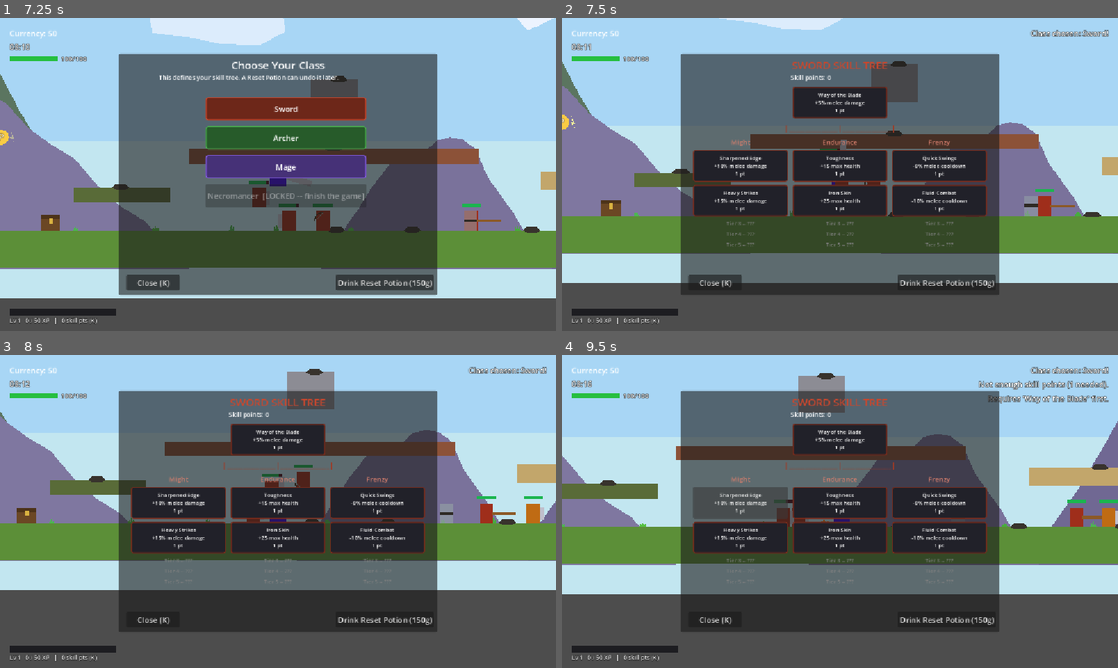
Above: before the commit, frames 1-4 (two rows, left to right).
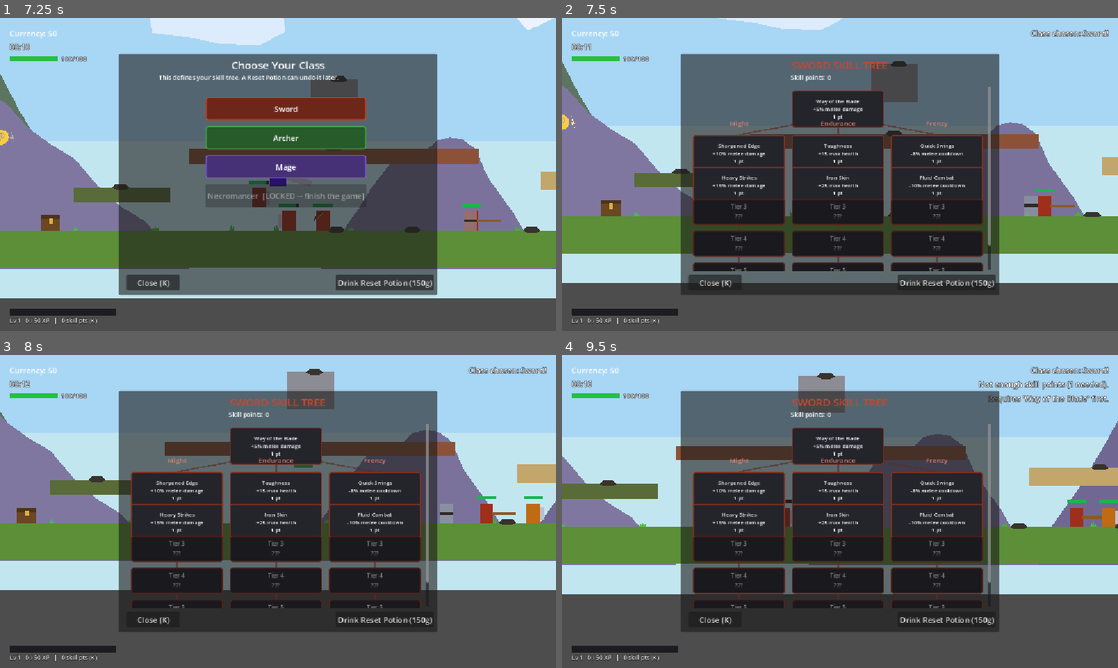
Above: after the commit, the same moments.

Repository: Bachana401/deepwood
Game: Godot game, scene res://main_menu.tscn
Same seed, same stepped clock (60 frames per second), same inputs: the game is played once before the commit and once after it. Sound files missing from this copy of the repository are replaced by a short silence.
Inputs (mouse positions are in pixels of both pictures, inside the frame that each line leads up to):
- Up to frame 1 (7.25 s): click "Start Game" at 0.5 s; click "Start Game" at 1.25 s; click "Easy" at 2 s; click "Begin Your Journey" at 2.75 s; tap F (enter_dungeon) at 3.5, 5.1 s; move the mouse to (400, 158) at 3.52 s; hold D (move_right) 3.53-4.25 s; tap T (admin_dash) at 3.6 s; click (400, 158) at 3.67 s; tap Space (jump) at 3.77, 6.77 s; drag from (166, 190) to (316, 218) at 4.27 s; move the mouse to (333, 105) at 5.02 s; hold A (move_left) 5.03-5.75 s; drag from (250, 237) to (33, 174) at 5.77 s; move the mouse to (444, 221) at 6.52 s; hold D (move_right) from 6.53 s (still down); tap 2 (equip_spear) at 6.6 s; tap K (toggle_skill_tree) at 7.15 s
- Up to frame 2 (7.5 s): release D (move_right) at 7.25 s; click "Sword" at 7.25 s
- Up to frame 3 (8 s): no input
- Up to frame 4 (9.5 s): click "Way of the Blade +5% melee da…" at 8 s; click "Sharpened Edge +10% melee dam…" at 8.75 s

Frame 1 is identical in both runs. In frame 2, 15% of the frame differs, in the area x 23-78%, y 22-81%; in frame 3, 13%; in frame 4, 15%.

Commit message:
Render skill tree as an actual branching tree: centered root, 3 branches fanning out with connector lines
Co-Authored-By: Claude Fable 5 <noreply@anthropic.com>

Diff:
--- a/skill_tree_ui.gd
+++ b/skill_tree_ui.gd
@@ -12,11 +12,25 @@
 
 var panel: Panel
 var class_choice_box: VBoxContainer
-var tree_box: VBoxContainer
+var tree_scroll: ScrollContainer
+var tree_canvas: Control
 var title_label: Label
 var points_label: Label
 var xp_fill: ColorRect
 var xp_label: Label
+
+# Tree layout geometry (canvas-local pixels). One root card centered at top,
+# 3 branch columns fanning out below it, tiers descending within each column,
+# Line2D connectors drawn between parent->child so it reads as a real tree.
+const CANVAS_W = 620.0
+const CARD_W = 190.0
+const CARD_H = 54.0
+const ROOT_TOP = 8.0
+const HEADER_Y = 66.0
+const TIER1_Y = 100.0
+const TIER_SPACING = 66.0
+const BRANCH_CENTERS = [105.0, 310.0, 515.0]
+const ROOT_CENTER_X = 310.0
 
 func _ready() -> void:
 	layer = 50
@@ -100,14 +114,13 @@
 	class_choice_box.add_theme_constant_override("separation", 12)
 	panel.add_child(class_choice_box)
 
-	var scroll = ScrollContainer.new()
-	scroll.position = Vector2(16, 68)
-	scroll.size = Vector2(628, 380)
-	panel.add_child(scroll)
-	tree_box = VBoxContainer.new()
-	tree_box.size_flags_horizontal = Control.SIZE_EXPAND_FILL
-	tree_box.add_theme_constant_override("separation", 8)
-	scroll.add_child(tree_box)
+	tree_scroll = ScrollContainer.new()
+	tree_scroll.position = Vector2(16, 68)
+	tree_scroll.size = Vector2(628, 380)
+	panel.add_child(tree_scroll)
+	tree_canvas = Control.new()
+	tree_canvas.custom_minimum_size = Vector2(CANVAS_W, 440)
+	tree_scroll.add_child(tree_canvas)
 
 	var close = Button.new()
 	close.text = "Close (K)"
@@ -137,7 +150,7 @@
 func refresh() -> void:
 	var choosing = GameState.chosen_class == ""
 	class_choice_box.visible = choosing
-	tree_box.get_parent().visible = not choosing
+	tree_scroll.visible = not choosing
 	if choosing:
 		title_label.text = "Choose Your Class"
 		points_label.text = "This defines your skill tree. A Reset Potion can undo it later."
@@ -188,45 +201,47 @@
 			deepest = max(deepest, node.tier)
 	return deepest
 
-# Drawn as an actual tree: the class's single root node sits centered at the
-# top (the trunk), and the 3 named branches expand downward from it as
-# side-by-side columns of ascending tiers.
+# Drawn as an actual tree: one root card centered at the top, connector lines
+# fanning out to 3 branch columns, and each branch a descending chain of tier
+# cards with lines linking each tier to the next. Cards are absolutely
+# positioned on tree_canvas; Line2D connectors go on first (z=-1) so cards
+# render over them.
+func tier_top_y(tier: int) -> float:
+	return TIER1_Y + (tier - 1) * TIER_SPACING
+
 func rebuild_tree() -> void:
-	for child in tree_box.get_children():
+	for child in tree_canvas.get_children():
 		child.queue_free()
 	var color = SkillTreeData.CLASS_COLORS.get(GameState.chosen_class, Color.WHITE)
 	var tree_nodes = SkillTreeData.TREES.get(GameState.chosen_class, [])
 	var branch_names = SkillTreeData.BRANCH_NAMES.get(GameState.chosen_class, ["", "", ""])
 
-	# trunk
-	var root_row = HBoxContainer.new()
-	root_row.alignment = BoxContainer.ALIGNMENT_CENTER
-	tree_box.add_child(root_row)
+	var root_bottom = Vector2(ROOT_CENTER_X, ROOT_TOP + CARD_H)
+
+	# connectors first (root -> each branch tier1, then tier -> tier within a branch)
+	for branch in range(3):
+		var cx = BRANCH_CENTERS[branch]
+		add_connector(root_bottom, Vector2(cx, tier_top_y(1)), color)
+		for tier in range(1, 5):
+			add_connector(Vector2(cx, tier_top_y(tier) + CARD_H), Vector2(cx, tier_top_y(tier + 1)), color)
+
+	# root card
 	for node in tree_nodes:
 		if node.branch == -1:
-			root_row.add_child(make_node_button(node, color))
-
-	var split_label = Label.new()
-	split_label.text = "|_______________|_______________|"
-	split_label.horizontal_alignment = HORIZONTAL_ALIGNMENT_CENTER
-	split_label.add_theme_color_override("font_color", color.darkened(0.2))
-	tree_box.add_child(split_label)
-
-	# 3 branch columns expanding below the trunk
-	var columns_row = HBoxContainer.new()
-	columns_row.alignment = BoxContainer.ALIGNMENT_CENTER
-	columns_row.add_theme_constant_override("separation", 10)
-	tree_box.add_child(columns_row)
+			add_card(node, color, Vector2(ROOT_CENTER_X - CARD_W / 2.0, ROOT_TOP))
+
+	# branch headers + tier cards / hidden placeholders
 	for branch in range(3):
-		var column = VBoxContainer.new()
-		column.add_theme_constant_override("separation", 6)
-		columns_row.add_child(column)
+		var cx = BRANCH_CENTERS[branch]
 		var header = Label.new()
 		header.text = branch_names[branch]
+		header.position = Vector2(cx - CARD_W / 2.0, HEADER_Y)
+		header.size = Vector2(CARD_W, 22)
 		header.horizontal_alignment = HORIZONTAL_ALIGNMENT_CENTER
 		header.add_theme_font_size_override("font_size", 14)
 		header.add_theme_color_override("font_color", color.lightened(0.3))
-		column.add_child(header)
+		tree_canvas.add_child(header)
+
 		var visible_limit = deepest_unlocked_tier_in_branch(branch) + 2
 		var branch_nodes = []
 		for node in tree_nodes:
@@ -234,38 +249,70 @@
 				branch_nodes.append(node)
 		branch_nodes.sort_custom(func(a, b): return a.tier < b.tier)
 		for node in branch_nodes:
+			var pos = Vector2(cx - CARD_W / 2.0, tier_top_y(node.tier))
 			if node.tier > visible_limit:
-				var hidden = Label.new()
-				hidden.text = "Tier %d -- ???" % node.tier
-				hidden.horizontal_alignment = HORIZONTAL_ALIGNMENT_CENTER
-				hidden.add_theme_font_size_override("font_size", 11)
-				hidden.add_theme_color_override("font_color", Color(0.5, 0.5, 0.5, 1))
-				column.add_child(hidden)
+				add_hidden_slot(node.tier, color, pos)
 			else:
-				column.add_child(make_node_button(node, color))
+				add_card(node, color, pos)
+
+func add_connector(from_pt: Vector2, to_pt: Vector2, color: Color) -> void:
+	var line = Line2D.new()
+	line.points = PackedVector2Array([from_pt, to_pt])
+	line.width = 3.0
+	line.default_color = Color(color.r, color.g, color.b, 0.65)
+	line.z_index = -1
+	tree_canvas.add_child(line)
+
+func add_hidden_slot(tier: int, color: Color, pos: Vector2) -> void:
+	var slot = Panel.new()
+	slot.position = pos
+	slot.size = Vector2(CARD_W, CARD_H)
+	var style = StyleBoxFlat.new()
+	style.bg_color = Color(0.1, 0.1, 0.12, 1.0)
+	style.border_color = color.darkened(0.55)
+	style.set_border_width_all(2)
+	style.set_corner_radius_all(4)
+	slot.add_theme_stylebox_override("panel", style)
+	tree_canvas.add_child(slot)
+	var label = Label.new()
+	label.text = "Tier %d\n???" % tier
+	label.position = Vector2(0, 8)
+	label.size = Vector2(CARD_W, CARD_H)
+	label.horizontal_alignment = HORIZONTAL_ALIGNMENT_CENTER
+	label.add_theme_font_size_override("font_size", 12)
+	label.add_theme_color_override("font_color", Color(0.5, 0.5, 0.5, 1))
+	slot.add_child(label)
+
+func add_card(node: Dictionary, color: Color, pos: Vector2) -> void:
+	var button = make_node_button(node, color)
+	button.position = pos
+	button.size = Vector2(CARD_W, CARD_H)
+	tree_canvas.add_child(button)
 
 func make_node_button(node: Dictionary, color: Color) -> Button:
 	var button = Button.new()
-	button.custom_minimum_size = Vector2(196, 66)
+	button.custom_minimum_size = Vector2(CARD_W, CARD_H)
 	button.add_theme_font_size_override("font_size", 11)
 	button.clip_text = true
+	button.autowrap_mode = TextServer.AUTOWRAP_WORD_SMART
 	var unlocked = GameState.is_skill_unlocked(node.id)
 	var cost_line = "%d pt" % node.cost
 	for mat_id in node.materials.keys():
 		cost_line += " + %dx %s" % [node.materials[mat_id], Inventory.get_display_name(mat_id)]
 	if unlocked:
-		button.text = "[UNLOCKED]  " + node.name + "\n" + node.desc
+		button.text = "✔ " + node.name + "\n" + node.desc
 		button.disabled = true
 	else:
 		button.text = node.name + "\n" + node.desc + "\n" + cost_line
 		button.pressed.connect(_on_node_pressed.bind(node))
 	var style = StyleBoxFlat.new()
-	style.bg_color = color.darkened(0.25) if unlocked else Color(0.13, 0.13, 0.16, 1.0)
-	style.border_color = color if unlocked else color.darkened(0.4)
+	style.bg_color = color.darkened(0.2) if unlocked else Color(0.14, 0.14, 0.17, 1.0)
+	style.border_color = color if unlocked else color.darkened(0.35)
 	style.set_border_width_all(2)
 	style.set_corner_radius_all(4)
 	button.add_theme_stylebox_override("normal", style)
 	button.add_theme_stylebox_override("disabled", style)
+	button.add_theme_stylebox_override("hover", style)
 	button.add_theme_color_override("font_color", Color(1, 1, 1, 1))
 	button.add_theme_color_override("font_disabled_color", Color(0.95, 0.95, 0.95, 1))
 	return button
